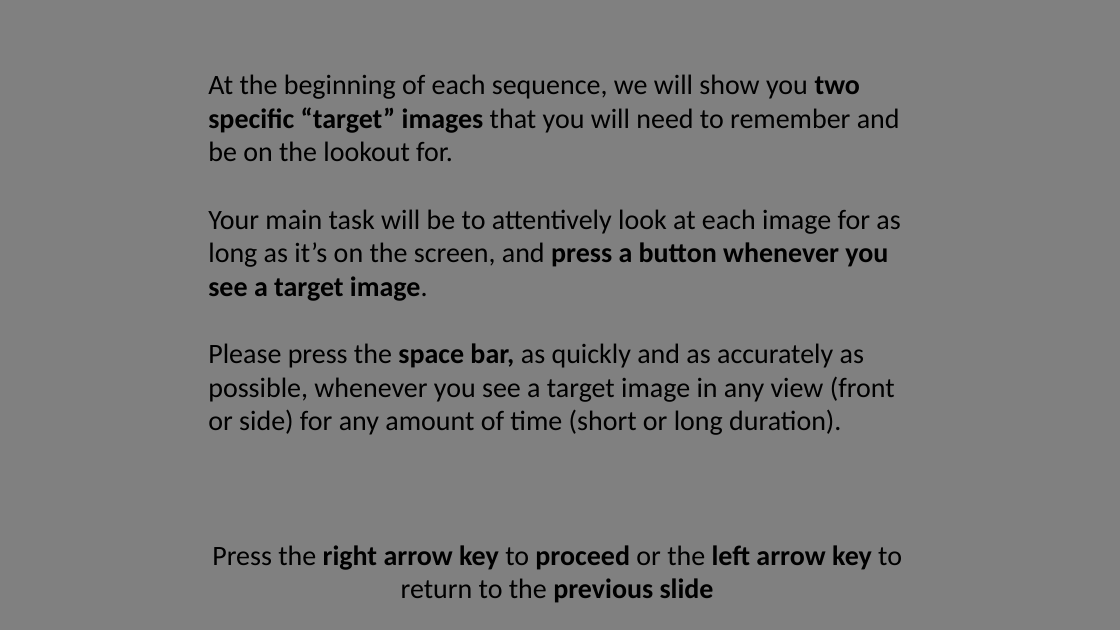
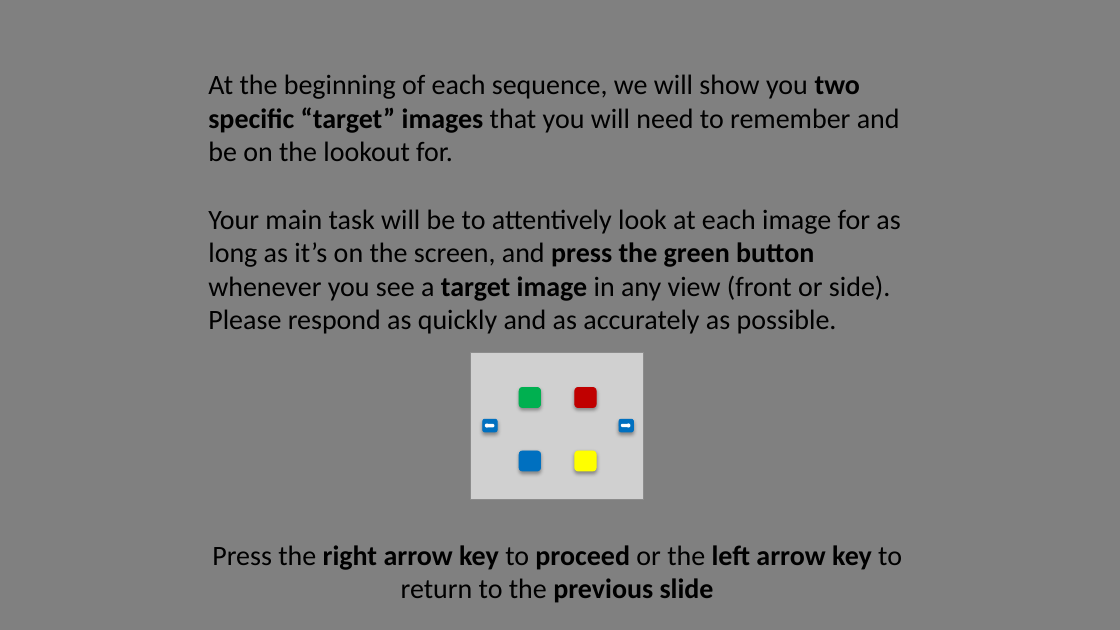
Before and after one commit to NCCLabMPI/Reconstructed_time_experiment, a slide deck: slide 2 of instructions/Instructions.pptx. Drawn at 1120x630 pixels with LibreOffice and Linux fonts; fonts in the diff are those of the drawing; grey boxes stand for pictures. Boxes give left, top, right and bottom in pixels: in the first picture for what was removed or moved away, otherwise in the second. Text is boxed around its words. In the diff, an @@ line names an element or a change of style, - is before the commit and + after.

```diff
--- a/instructions/Instructions.pptx
+++ b/instructions/Instructions.pptx
@@ text at <box>208,209,900,334</box>: text changed @@
-Your main task will be to attentively look at each image for as long as it’s on the screen, and press a button whenever you see a target image.
-Please press the space bar, as quickly and as accurately as possible, whenever you see a target image in any view (front or side) for any amount of time (short or long duration).
+Your main task will be to attentively look at each image for as long as it’s on the screen, and press the green button whenever you see a target image in any view (front or side).
+Please respond as quickly and as accurately as possible.
@@ group added at <box>471,353,644,500</box>: 6 rounded rectangles, 2 right arrows, 1 picture @@
```
Also in this commit, not shown: 3 other slides changed, 2 slides added, 19 other files.
